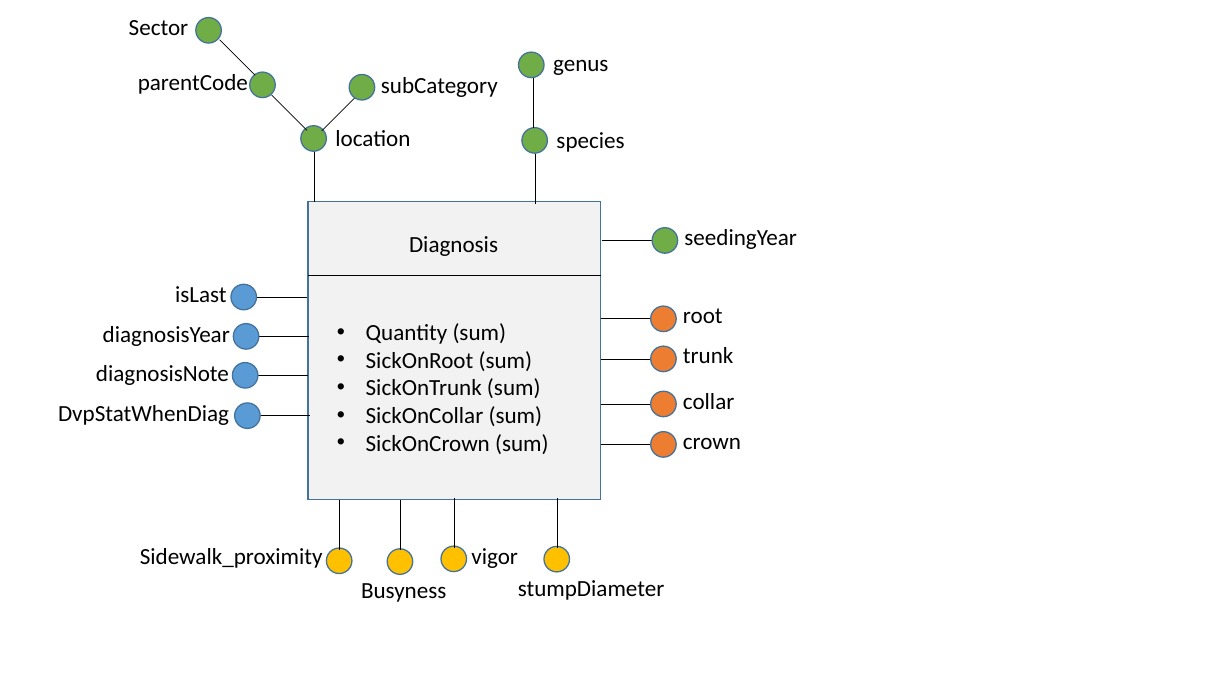
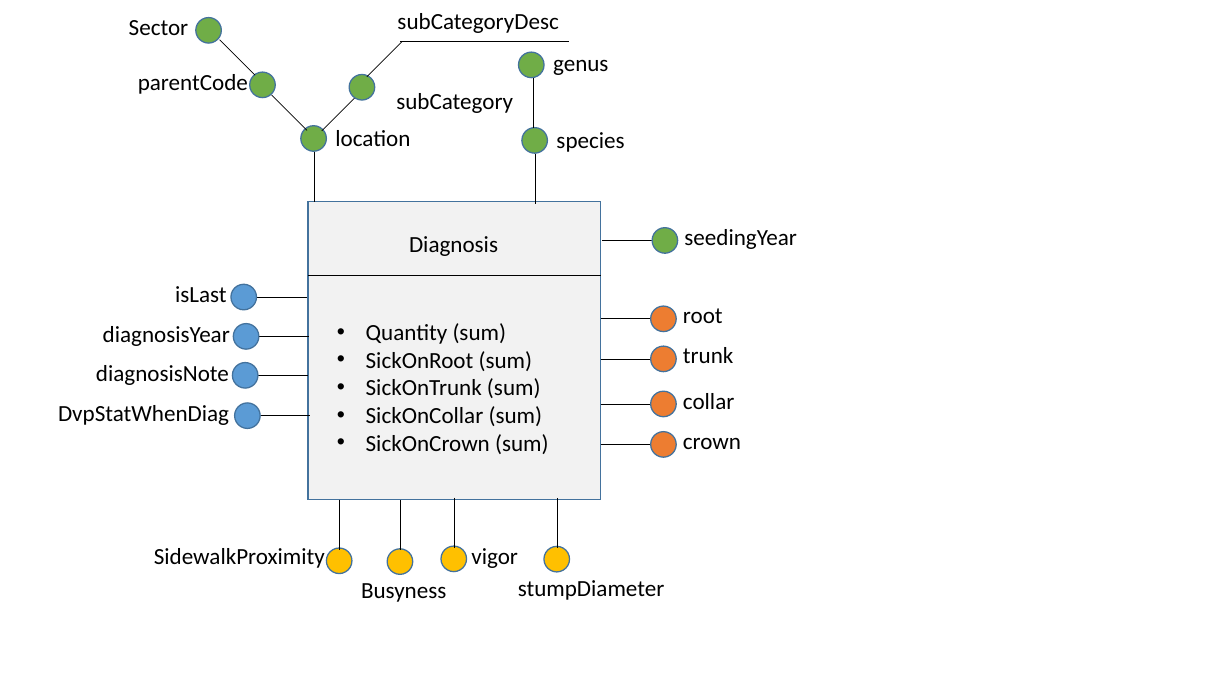
Before and after one commit to mroklom/Projet-Decisionnel-JVCTL, a slide deck: slide 1 of df-model/df-model.pptx. Drawn at 1232x693 pixels with LibreOffice and Linux fonts; fonts in the diff are those of the drawing. Boxes give left, top, right and bottom in pixels: in the first picture for what was removed or moved away, otherwise in the second. Text is boxed around its words. In the diff, an @@ line names an element or a change of style, - is before the commit and + after.

```diff
--- a/df-model/df-model.pptx
+++ b/df-model/df-model.pptx
@@ text added at bbox=[397, 13, 558, 33], 18 pt, text #000000 @@
+subCategoryDesc
@@ line added from (402, 42) to (367, 77), #000000 0.5 pt @@
@@ line added from (400, 41) to (569, 41), #000000 0.5 pt @@
@@ text "subCategory": place and size @@
-text "subCategory" at bbox=[381, 77, 498, 97]
+text "subCategory" at bbox=[396, 93, 513, 113]
@@ text at bbox=[154, 548, 325, 568]: text changed @@
-Sidewalk_proximity
+SidewalkProximity
```
Also in this commit, not shown: 1 other file.
